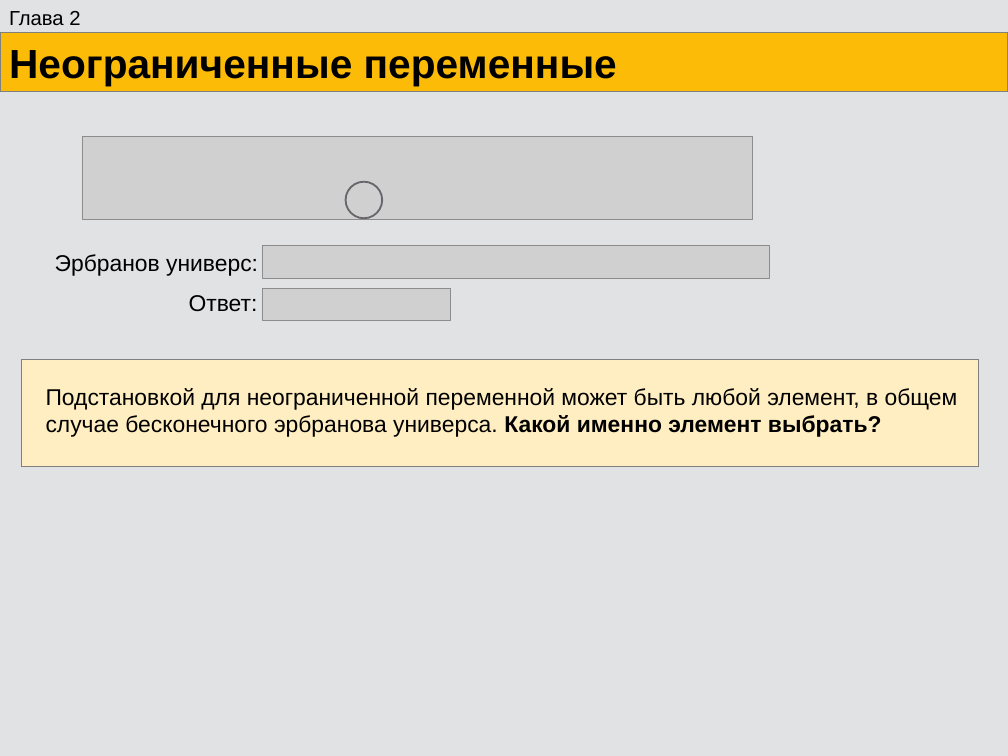
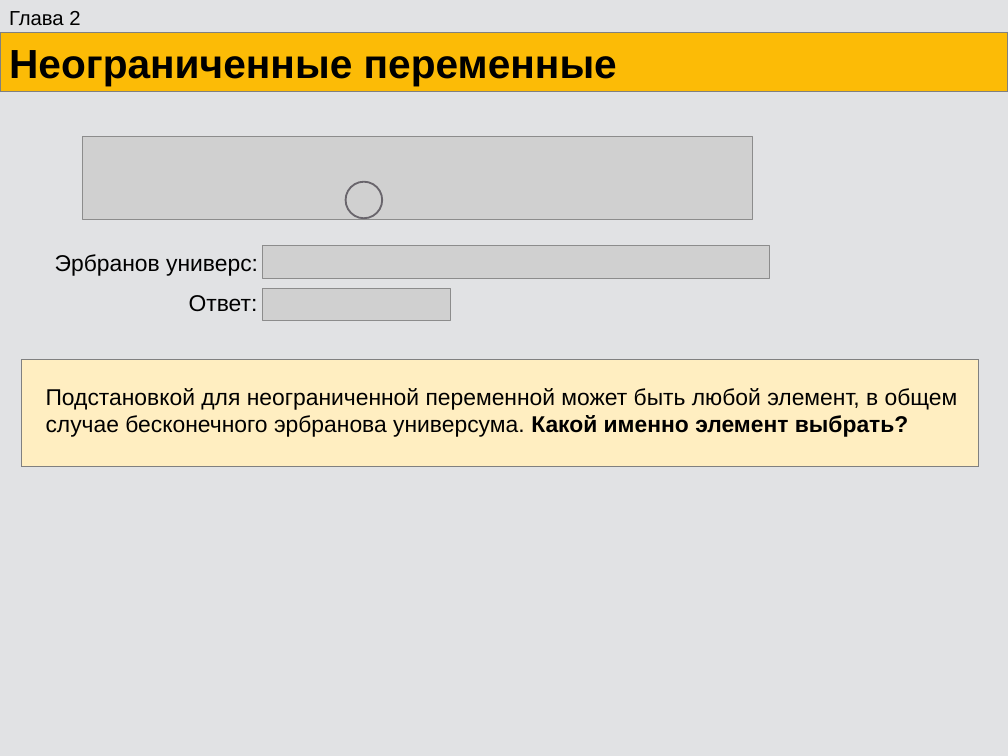
Before and after one commit to eugeneai/prisnif, a slide deck: slide 28 of brick/pres/pacman.odp (slide 27 before the commit). Drawn at 1008x756 pixels with LibreOffice and Linux fonts; fonts in the diff are those of the drawing; grey boxes stand for pictures. Boxes give left, top, right and bottom in pixels: in the first picture for what was removed or moved away, otherwise in the second. Text is boxed around its words. In the diff, an @@ line names an element or a change of style, - is before the commit and + after.

```diff
--- a/brick/pres/pacman.odp
+++ b/brick/pres/pacman.odp
@@ text at (x1=46, y1=388, x2=958, y2=437): text changed @@
-Подстановкой для неограниченной переменной может быть любой элемент, в общем случае бесконечного эрбранова универса. Какой именно элемент выбрать?
+Подстановкой для неограниченной переменной может быть любой элемент, в общем случае бесконечного эрбранова универсума. Какой именно элемент выбрать?
```
Also in this commit, not shown: 18 other slides changed, 3 slides added, 13 other files.
